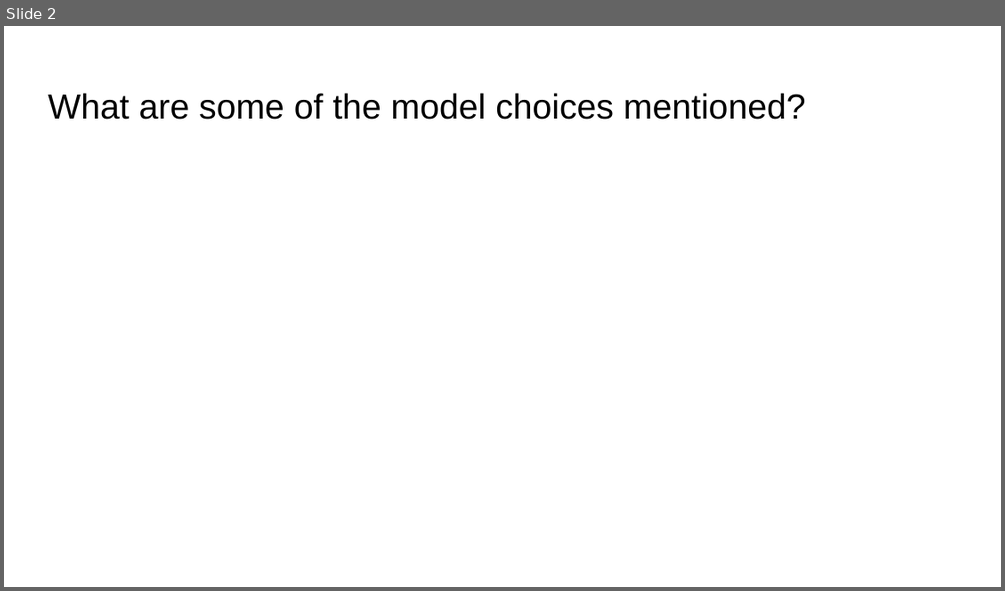
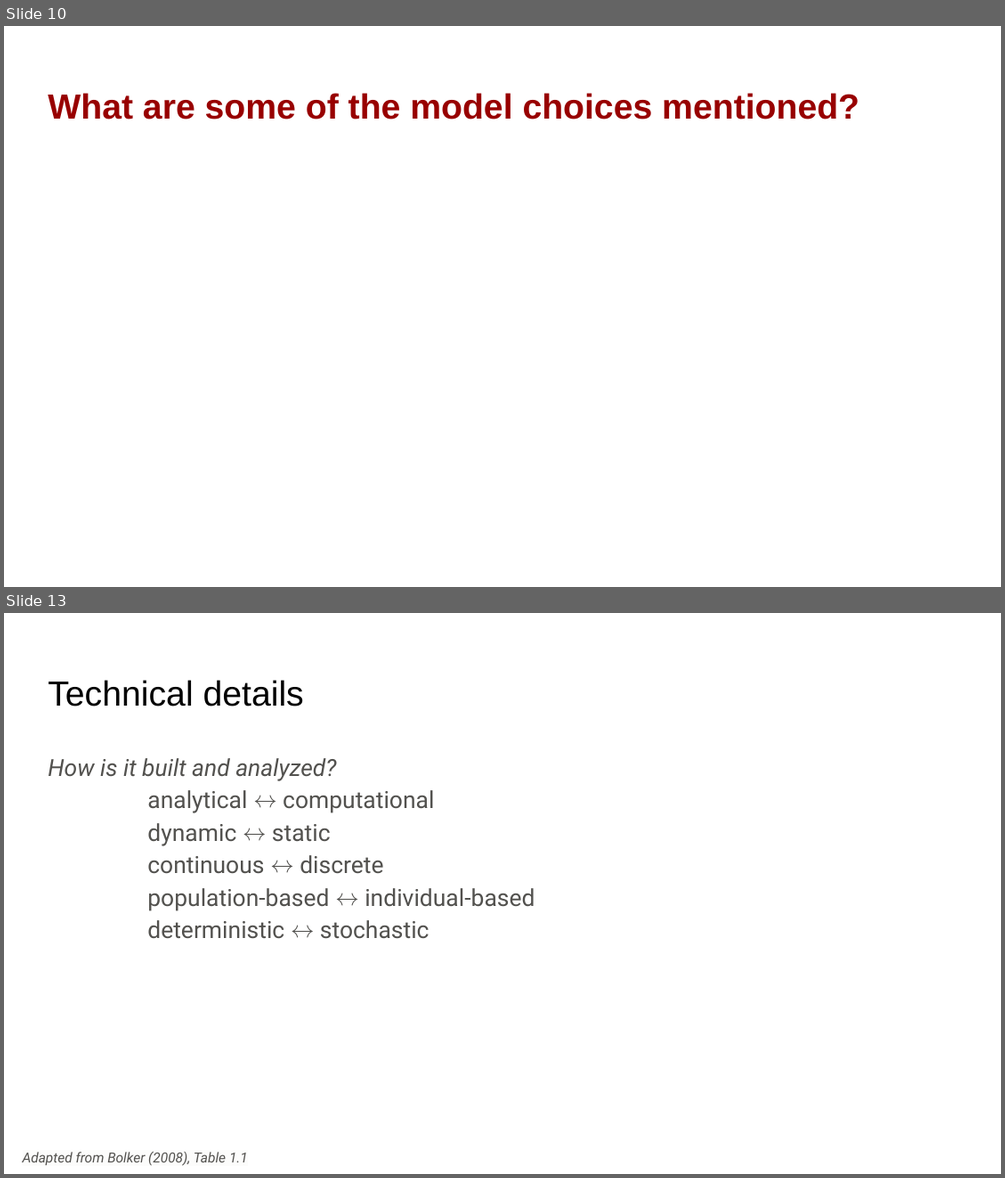
Before and after one commit to bmaitner/biometry_course, a slide deck: lectures/Lecture_02_modelling_frameworks.pptx. Shown one above the other, each under a label of ours: slide 2 before the commit, slides 10 and 13 after it; the slides between them are not shown. The pictures are 1005x591 and 1005x1178 pixels, drawn with LibreOffice and Linux fonts; fonts in the diff are those of the drawing. Boxes give left, top, right and bottom in pixels: in the first picture for what was removed or moved away, otherwise in the second. Text is boxed around its words. In the diff, an @@ line names an element or a change of style, - is before the commit and + after.

```diff
--- a/lectures/Lecture_02_modelling_frameworks.pptx
+++ b/lectures/Lecture_02_modelling_frameworks.pptx
@@ slide 13 added at bbox=[4, 613, 1001, 1174], background #FFFFFF @@
@@ title added at bbox=[48, 680, 304, 706], 25.2 pt, text #000000 @@
+Technical details
@@ text added at bbox=[48, 758, 534, 939], 17 pt, text #52514E @@
+How is it built and analyzed?
+analytical ↔ computational
+dynamic ↔ static
+continuous ↔ discrete
+population-based ↔ individual-based
+deterministic ↔ stochastic
@@ text added at bbox=[23, 1151, 248, 1166], 10 pt, text #52514E, italic @@
+Adapted from Bolker (2008), Table 1.1
@@ what was slide 2 is now slide 10 @@
@@ slide 10 changed as well @@
@@ title "What are some of the ..." at bbox=[48, 93, 859, 119]: text colour #000000 to #980000, bold on @@
```
Also in this commit, not shown: 9 other slides changed, 34 other slides added, 1 slide removed, 1 other file.
